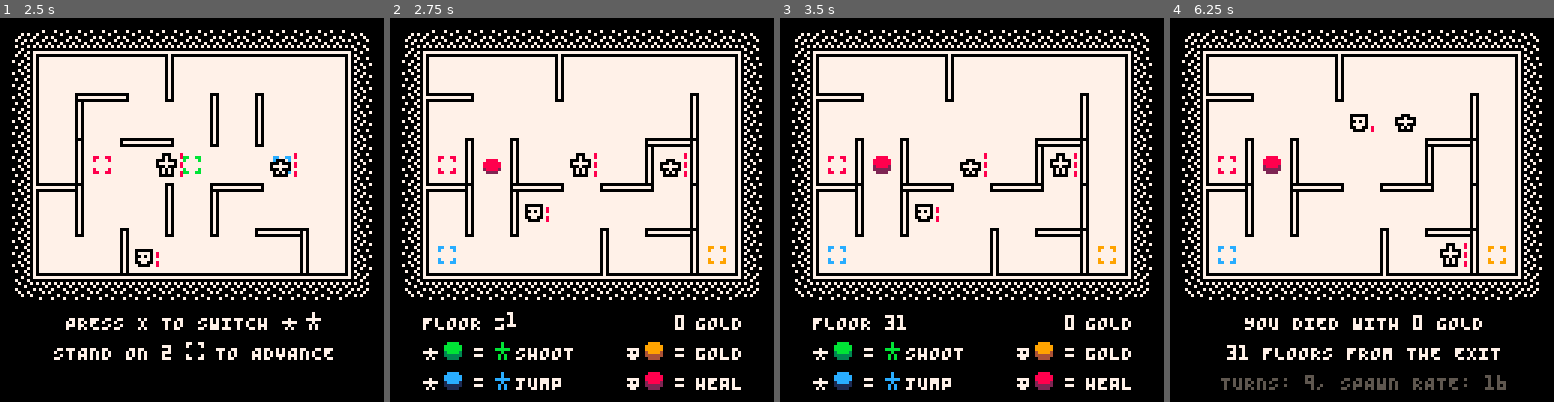
Above: before the commit, frames 1-4 (left to right).
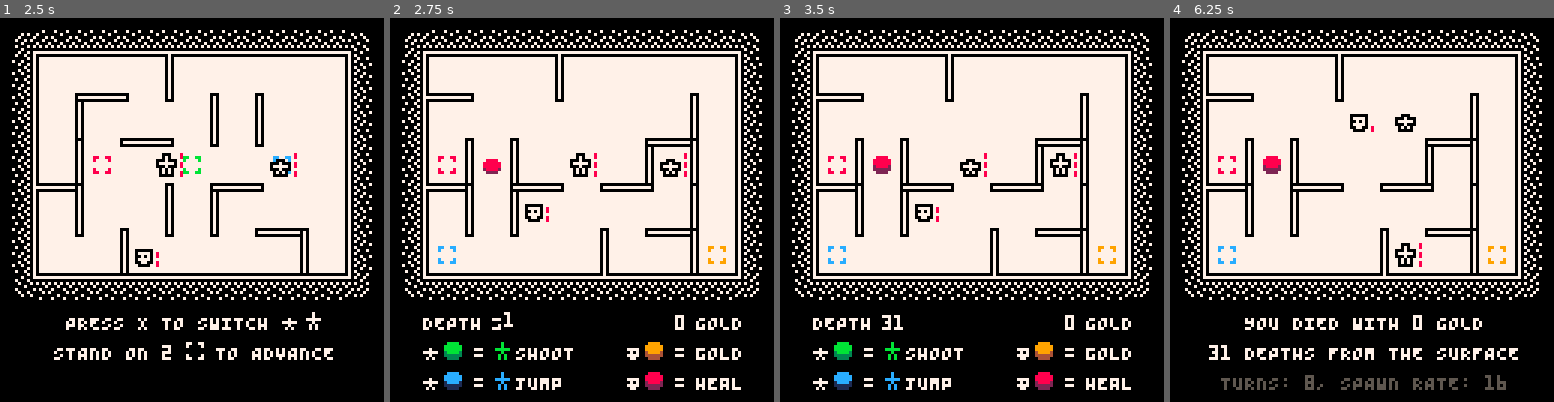
Above: after the commit, the same moments.

Repository: taylordolan/grid-folks
Game: PICO-8 cartridge grid_folks.p8
Two runs of this game, one before a commit and one after it. Both use one fixed random seed, a clock stepped at 60 frames per second and the inputs below.
Inputs:
- Up to frame 1 (2.5 s): tap X (X key) at 0.33, 1.07, 1.85 s; tap O (Z key) at 0.7, 1.7, 2.1 s; hold Right 1.6-2.1 s; hold Up 2.15-2.42 s; hold Right from 2.47 s (still down)
- Up to frame 2 (2.75 s): keep holding Right; tap O (Z key) at 2.5 s
- Up to frame 3 (3.5 s): tap O (Z key) at 2.9, 3.3 s; tap X (X key) at 2.97 s; release Right at 3.03 s; hold Left from 3.08 s (still down)
- Up to frame 4 (6.25 s): release Left at 3.58 s; hold Down 3.63-3.97 s; tap O (Z key) every 0.4 s from 3.7 to 6.1 s; hold Right 4.02-4.68 s; tap X (X key) at 4.08, 5.2 s; hold Up 4.73-5.03 s; hold Left 5.08-5.68 s; hold Down 5.73-6.03 s; hold Right from 6.08 s (still down)

Frame 1 is identical in both runs. In frame 2, 0.2% of the frame differs, in the area x 9-33%, y 76-82%; in frame 3, 0.3%; in frame 4, 1.8%, in the area x 10-91%, y 58-97%.

Commit message:
fix game end crash

Diff:
--- a/grid_folks.p8
+++ b/grid_folks.p8
@@ -92,7 +92,7 @@
 	has_advanced = false
 	turn_score_gain = 0
 	turn_health_gain = 0
-  floor = 32
+  depth = 32
   mode = "title"
 
 	-- lists of things
@@ -204,16 +204,18 @@
     -- add_button()
     -- refresh_pads()
     -- refresh_walls()
-    -- floor -= 1
-    -- new_num_effect({27 + #(floor .. "") * 4,99}, -1, 007, 000)
+    -- depth -= 1
+    -- new_num_effect({27 + #(depth .. "") * 4,99}, -1, 007, 000)
 	end
 
   if mode == "title" and btnp(5) then
     mode = "game"
 		return
-  elseif mode == "game" and is_game_over() and btnp(5) then
+  elseif mode == "game" and is_game_over() then
+    if btnp(5) then
     _init()
     mode = "game"
+    end
 		return
 	end
 
@@ -261,8 +263,8 @@
 			add_button()
 			refresh_pads()
 			refresh_walls()
-      floor -= 1
-      new_num_effect({27 + #(floor .. "") * 4,99}, -1, 007, 000)
+      depth -= 1
+      new_num_effect({26 + #(depth .. "") * 4,99}, -1, 007, 000)
 		end
 		shuffle(enemies)
 		for next in all(enemies) do
@@ -297,7 +299,7 @@
 		if reached_exit_a and reached_exit_b then
       update_hero_abilities()
 			score += 100
-      floor -= 1
+      depth -= 1
 			sfx(sounds.win, 3)
 		end
 		-- game lost test
@@ -343,7 +345,7 @@
 end
 
 function is_game_over()
-  return floor == 0 or hero_a.health <= 0 or hero_b.health <= 0
+  return depth == 0 or hero_a.health <= 0 or hero_b.health <= 0
 end
 
 function draw_health(x_pos, y_pos, amount, offset)
@@ -491,8 +493,9 @@
 
 	function draw_instructions()
 		if not debug_mode then
-      local msg = smallcaps("floor ") .. floor
+      local msg = smallcaps("depth")
 			print(msg, 11, 99, 007)
+      print(depth, 34, 99, 007)
 		else
 			local text = turns .."/"..spawn_rate
 			print(text, 11, 99, 005)
@@ -513,7 +516,7 @@
     local msg_y
 
     -- line 1
-    if floor != 0 then
+    if depth != 0 then
       msg = smallcaps("you died with " .. score .. " gold")
     else
       msg = smallcaps("you escaped! +100 gold")
@@ -523,9 +526,9 @@
     print(msg, msg_x, msg_y, 007)
 
     -- line 2
-    if floor != 0 then
-      local txt = floor == 1 and " floor" or " floors"
-      msg = smallcaps(floor .. txt .. " from the exit")
+    if depth != 0 then
+      local txt = depth == 1 and " depth" or " depths"
+      msg = smallcaps(depth .. txt .. " from the surface")
     else
       msg = smallcaps("final score: " .. score)
     end
Not shown, changed: the thumbnail (__label__) section of grid_folks.p8
